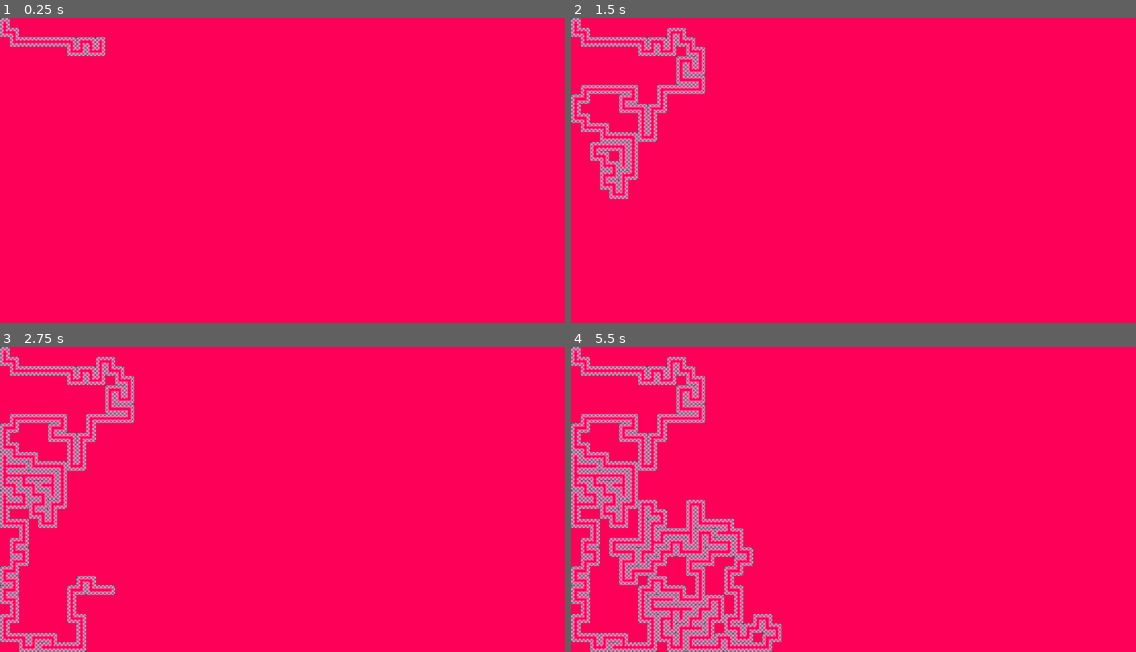
Above: before the commit, frames 1-4 (two rows, left to right).
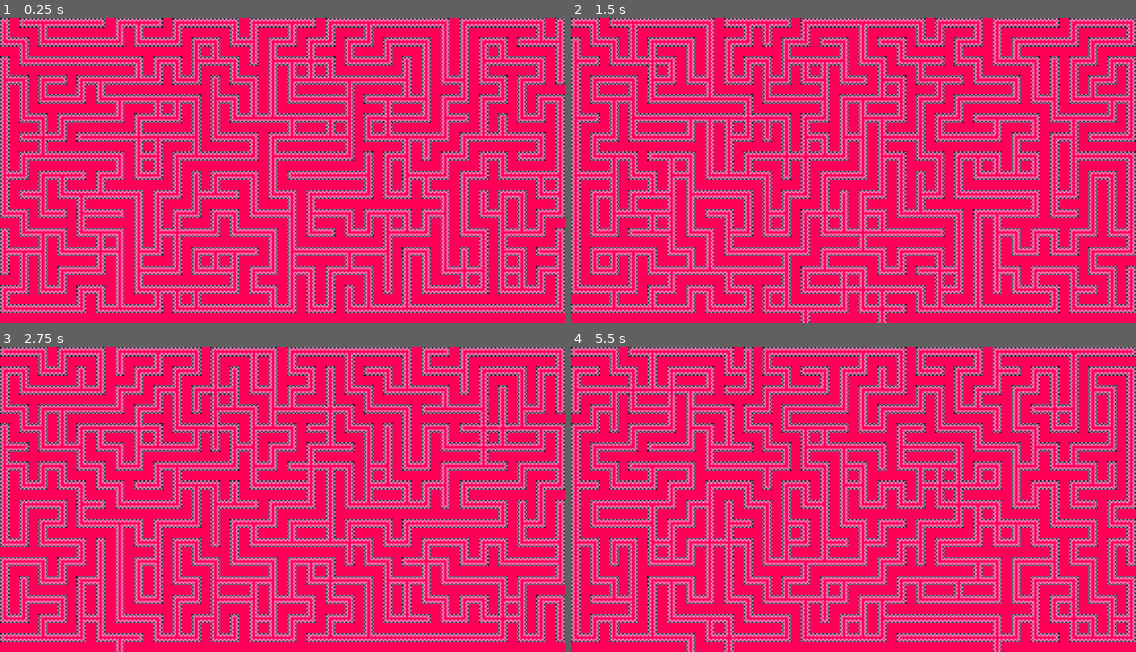
Above: after the commit, the same moments.

Repository: SakuraKat/MazeGeneration
Game: Godot game, scene res://src/main/Maze.tscn
Two runs of this game, one before a commit and one after it. Both use one fixed random seed, a clock stepped at 60 frames per second and the inputs below.
Inputs:
- Up to frame 1 (0.25 s): no input
- Up to frame 2 (1.5 s): tap Space (remake_maze, bound only after the commit) at 0.6, 1.35 s
- Up to frame 3 (2.75 s): tap Space (remake_maze, bound only after the commit) at 2.1 s
- Up to frame 4 (5.5 s): tap Space (remake_maze, bound only after the commit) every 0.75 s from 2.85 to 5.1 s

The runs differ from the first frame. In frame 1, 40% of the frame differs, in the area x 0-100%, y 0-97%; in frame 2, 41%; in frame 3, 41%; in frame 4, 44%, in the area x 0-100%, y 0-100%.

Commit message:
video part 2 and some other tweaks

Diff:
--- /dev/null
+++ b/assets/tilemap.tres
@@ -0,0 +1,56 @@
+[gd_resource type="TileSet" load_steps=4 format=2]
+
+[ext_resource path="res://assets/tileset depth.png" type="Texture" id=1]
+[ext_resource path="res://assets/tileset.png" type="Texture" id=2]
+[ext_resource path="res://assets/black.png" type="Texture" id=3]
+
+[resource]
+0/name = "tileset.png 0"
+0/texture = ExtResource( 2 )
+0/tex_offset = Vector2( 0, 0 )
+0/modulate = Color( 1, 1, 1, 1 )
+0/region = Rect2( 0, 0, 192, 256 )
+0/tile_mode = 2
+0/autotile/icon_coordinate = Vector2( 0, 0 )
+0/autotile/tile_size = Vector2( 32, 32 )
+0/autotile/spacing = 0
+0/autotile/occluder_map = [  ]
+0/autotile/navpoly_map = [  ]
+0/autotile/priority_map = [  ]
+0/autotile/z_index_map = [  ]
+0/occluder_offset = Vector2( 0, 0 )
+0/navigation_offset = Vector2( 0, 0 )
+0/shape_offset = Vector2( 0, 0 )
+0/shape_transform = Transform2D( 1, 0, 0, 1, 0, 0 )
+0/shape_one_way = false
+0/shape_one_way_margin = 0.0
+0/shapes = [  ]
+0/z_index = 0
+1/name = "tileset depth.png 1"
+1/texture = ExtResource( 1 )
+1/tex_offset = Vector2( 0, 0 )
+1/modulate = Color( 1, 1, 1, 1 )
+1/region = Rect2( 0, 0, 32, 96 )
+1/tile_mode = 0
+1/occluder_offset = Vector2( 0, 0 )
+1/navigation_offset = Vector2( 0, 0 )
+1/shape_offset = Vector2( 0, 0 )
+1/shape_transform = Transform2D( 1, 0, 0, 1, 0, 0 )
+1/shape_one_way = false
+1/shape_one_way_margin = 0.0
+1/shapes = [  ]
+1/z_index = 0
+2/name = "black.png 2"
+2/texture = ExtResource( 3 )
+2/tex_offset = Vector2( 0, 0 )
+2/modulate = Color( 1, 1, 1, 1 )
+2/region = Rect2( 0, 0, 32, 32 )
+2/tile_mode = 0
+2/occluder_offset = Vector2( 0, 0 )
+2/navigation_offset = Vector2( 0, 0 )
+2/shape_offset = Vector2( 0, 0 )
+2/shape_transform = Transform2D( 1, 0, 0, 1, 0, 0 )
+2/shape_one_way = false
+2/shape_one_way_margin = 0.0
+2/shapes = [  ]
+2/z_index = 0
--- a/project.godot
+++ b/project.godot
@@ -21,6 +21,14 @@
 window/stretch/mode="2d"
 window/stretch/aspect="keep"
 
+[input]
+
+remake_maze={
+"deadzone": 0.5,
+"events": [ Object(InputEventKey,"resource_local_to_scene":false,"resource_name":"","device":0,"alt":false,"shift":false,"control":false,"meta":false,"command":false,"pressed":false,"scancode":32,"unicode":0,"echo":false,"script":null)
+ ]
+}
+
 [physics]
 
 common/enable_pause_aware_picking=true
--- a/src/main/Maze.gd
+++ b/src/main/Maze.gd
@@ -1,6 +1,7 @@
 extends Node2D
 
 onready var tile_map: TileMap = $TileMap
+onready var fake_depth: TileMap = $FakeDepth
 
 const TILESET: Array = [
 	Vector2(4, 4),
@@ -20,28 +21,67 @@
 	Vector2(1, 7),
 	Vector2(1, 1)
 ]
-const N: int = 1
-const E: int = 2
-const S: int = 4
-const W: int = 8
+
+const CHECK_HORIZONTAL_DICTIONARY: Dictionary = {
+	Vector2(4, 4): false,
+	Vector2(1, 5): false,
+	Vector2(2, 5): false,
+	Vector2(5, 3): false,
+	Vector2(2, 6): true,
+	Vector2(4, 5): true,
+	Vector2(5, 5): true,
+	Vector2(3, 6): true,
+	Vector2(1, 6): false,
+	Vector2(3, 3): false,
+	Vector2(3, 4): false,
+	Vector2(2, 4): false,
+	Vector2(3, 5): true,
+	Vector2(0, 5): true,
+	Vector2(1, 7): true,
+	Vector2(1, 1): false
+}
+
+const HORIZONTAL_CONNECTOR: Vector2 = TILESET[5]
+const VERTICAL_CONNECTOR: Vector2 = TILESET[10]
+
+const N: int = 0b0001
+const E: int = 0b0010
+const S: int = 0b0100
+const W: int = 0b1000
+
+var spacing: int = 2
 
 var cell_walls: Dictionary = {
-	Vector2( 0, -1): N,
-	Vector2( 1,  0): E,
-	Vector2( 0,  1): S,
-	Vector2(-1,  0): W
+	Vector2( 0, -1) * spacing: N,
+	Vector2( 1,  0) * spacing: E,
+	Vector2( 0,  1) * spacing: S,
+	Vector2(-1,  0) * spacing: W
 }
+
+var maze_generating = true
+
+signal base_maze_generation_done
+signal erase_walls_from_maze_done
+signal add_depth_to_maze_done
+signal maze_completed
 
 var tile_size: int = 32
 var width: int = 59
 var height: int = 32
+var additional_walls_chance: float = 0.05
+export var instant_mode: bool = true
 
 func _ready() -> void:
 	randomize()
-
 	make_maze()
 
-func check_neighbors(cell, unvisited) -> Array:
+func _input(_event: InputEvent) -> void:
+	if not maze_generating:
+		if Input.is_action_just_pressed("remake_maze"):
+# warning-ignore:return_value_discarded
+			get_tree().reload_current_scene()
+
+func check_neighbors(cell: Vector2, unvisited: Array) -> Array:
 	var list: Array = []
 	for n in cell_walls.keys():
 		if cell + n in unvisited:
@@ -49,40 +89,111 @@
 	return list
 
 func make_maze() -> void:
+	maze_generating = true
+
 	var unvisited: Array = []
 	var stack: Array = []
 
 	tile_map.clear()
 	for x in range(width):
 		for y in range(height):
+			tile_map.set_cell(x, y, 0, false, false, false, TILESET[N|E|S|W])
+
+	for x in range(0, width, spacing):
+		for y in range(0, height, spacing):
 			unvisited.append(Vector2(x, y))
-			tile_map.set_cell(x, y, 0, false, false, false, TILESET[N|E|S|W])
 
 	var current: Vector2 = Vector2.ZERO
 	unvisited.erase(current)
 
-	if true:
-		while unvisited:
-			var neighbors: Array = check_neighbors(current, unvisited)
-			if neighbors.size() > 0:
-				var next: Vector2 = neighbors[randi() % neighbors.size()]
-				stack.append(current)
+	while unvisited:
+		var neighbors: Array = check_neighbors(current, unvisited)
+		if neighbors.size() > 0:
+			var next: Vector2 = neighbors[randi() % neighbors.size()]
+			stack.append(current)
 
-				var direction: Vector2 = next - current
+			var direction: Vector2 = next - current
 # warning-ignore:narrowing_conversion
 # warning-ignore:narrowing_conversion
-				var current_walls: int = TILESET.find(tile_map.get_cell_autotile_coord(current.x, current.y)) - cell_walls[direction]
+			var current_walls: int = TILESET.find(tile_map.get_cell_autotile_coord(current.x, current.y)) - cell_walls[direction]
 # warning-ignore:narrowing_conversion
 # warning-ignore:narrowing_conversion
-				var next_walls: int = TILESET.find(tile_map.get_cell_autotile_coord(next.x, next.y)) - cell_walls[-direction]
-	# warning-ignore:narrowing_conversion
-	# warning-ignore:narrowing_conversion
-				tile_map.set_cell(current.x, current.y, 0, false, false, false, TILESET[current_walls])
-	# warning-ignore:narrowing_conversion
-	# warning-ignore:narrowing_conversion
-				tile_map.set_cell(next.x, next.y, 0, false, false, false, TILESET[next_walls])
-				current = next
-				unvisited.erase(current)
-			elif stack:
-				current = stack.pop_back()
+			var next_walls: int = TILESET.find(tile_map.get_cell_autotile_coord(next.x, next.y)) - cell_walls[-direction]
+# warning-ignore:narrowing_conversion
+# warning-ignore:narrowing_conversion
+			tile_map.set_cell(current.x, current.y, 0, false, false, false, TILESET[current_walls])
+#			if is_horizontal(current_walls):
+#				depth_tile_map.set_cell(current.x, current.y, 1)
+# warning-ignore:narrowing_conversion
+# warning-ignore:narrowing_conversion
+			tile_map.set_cell(next.x, next.y, 0, false, false, false, TILESET[next_walls])
+
+			for i in range(1, spacing):
+				if direction.x != 0:
+# warning-ignore:narrowing_conversion
+# warning-ignore:narrowing_conversion
+					tile_map.set_cell(current.x + i * direction.normalized().x, current.y, 0, false, false, false, HORIZONTAL_CONNECTOR)
+				else:
+# warning-ignore:narrowing_conversion
+# warning-ignore:narrowing_conversion
+					tile_map.set_cell(current.x, current.y + i  * direction.normalized().y, 0, false, false, false, VERTICAL_CONNECTOR)
+			current = next
+			unvisited.erase(current)
+		elif stack:
+			current = stack.pop_back()
+		if not instant_mode:
 			yield(get_tree(), "idle_frame")
+
+	emit_signal("base_maze_generation_done")
+
+func erase_walls() -> void:
+	for _i in range(int(width * height * additional_walls_chance)):
+# warning-ignore:integer_division
+		var x: int = int(rand_range(spacing, width/spacing)) * spacing
+# warning-ignore:integer_division
+		var y: int = int(rand_range(spacing, height/spacing)) * spacing
+		var cell: Vector2 = Vector2(x, y)
+		var neighbor: Vector2 = cell_walls.keys()[randi() % cell_walls.size()]
+		if TILESET.find(tile_map.get_cell_autotile_coord(x, y)) & cell_walls[neighbor]:
+			var walls: int = TILESET.find(tile_map.get_cell_autotile_coord(x, y)) - cell_walls[neighbor]
+# warning-ignore:narrowing_conversion
+# warning-ignore:narrowing_conversion
+			var neighbour_walls: int = TILESET.find(tile_map.get_cell_autotile_coord(x + neighbor.x, y + neighbor.y)) - cell_walls[-neighbor]
+			tile_map.set_cell(x, y, 0, false, false, false, TILESET[walls])
+# warning-ignore:narrowing_conversion
+# warning-ignore:narrowing_conversion
+			tile_map.set_cell(x + neighbor.x, y + neighbor.y, 0, false, false, false, TILESET[neighbour_walls])
+			for i in range(1, spacing):
+				if neighbor.x != 0:
+# warning-ignore:narrowing_conversion
+# warning-ignore:narrowing_conversion
+					tile_map.set_cell(cell.x + i * neighbor.normalized().x, cell.y, 0, false, false, false, HORIZONTAL_CONNECTOR)
+				else:
+# warning-ignore:narrowing_conversion
+# warning-ignore:narrowing_conversion
+					tile_map.set_cell(cell.x, cell.y + i  * neighbor.normalized().y, 0, false, false, false, VERTICAL_CONNECTOR)
+		if not instant_mode:
+			yield(get_tree(), "idle_frame")
+	emit_signal("erase_walls_from_maze_done")
+
+func add_depth() -> void:
+	for x in range(width):
+		for y in range(height):
+			var current_tile_walls: Vector2 = tile_map.get_cell_autotile_coord(x, y)
+			if CHECK_HORIZONTAL_DICTIONARY[current_tile_walls]:
+				fake_depth.set_cell(x, y, 1)
+			elif current_tile_walls == Vector2(1, 1):
+				tile_map.set_cell(x, y, -1)
+	emit_signal("add_depth_to_maze_done")
+
+func _on_Maze_base_maze_generation_done() -> void:
+	erase_walls()
+
+func _on_Maze_erase_walls_from_maze_done() -> void:
+	add_depth() if spacing > 2 else emit_signal("maze_completed")
+
+func _on_Maze_add_depth_to_maze_done() -> void:
+	emit_signal("maze_completed")
+
+func _on_Maze_maze_completed() -> void:
+	maze_generating = false
--- a/src/main/Maze.tscn
+++ b/src/main/Maze.tscn
@@ -1,35 +1,33 @@
-[gd_scene load_steps=4 format=2]
+[gd_scene load_steps=3 format=2]
 
-[ext_resource path="res://assets/tileset.png" type="Texture" id=1]
+[ext_resource path="res://assets/tilemap.tres" type="TileSet" id=1]
 [ext_resource path="res://src/main/Maze.gd" type="Script" id=2]
-
-[sub_resource type="TileSet" id=1]
-0/name = "tileset.png 0"
-0/texture = ExtResource( 1 )
-0/tex_offset = Vector2( 0, 0 )
-0/modulate = Color( 1, 1, 1, 1 )
-0/region = Rect2( 0, 0, 192, 256 )
-0/tile_mode = 2
-0/autotile/icon_coordinate = Vector2( 0, 0 )
-0/autotile/tile_size = Vector2( 32, 32 )
-0/autotile/spacing = 0
-0/autotile/occluder_map = [  ]
-0/autotile/navpoly_map = [  ]
-0/autotile/priority_map = [  ]
-0/autotile/z_index_map = [  ]
-0/occluder_offset = Vector2( 0, 0 )
-0/navigation_offset = Vector2( 0, 0 )
-0/shape_offset = Vector2( 0, 0 )
-0/shape_transform = Transform2D( 1, 0, 0, 1, 0, 0 )
-0/shape_one_way = false
-0/shape_one_way_margin = 0.0
-0/shapes = [  ]
-0/z_index = 0
 
 [node name="Maze" type="Node2D"]
 script = ExtResource( 2 )
 
+[node name="CanvasLayer" type="CanvasLayer" parent="."]
+layer = -118
+
+[node name="ColorRect" type="ColorRect" parent="CanvasLayer"]
+anchor_right = 1.0
+anchor_bottom = 1.0
+color = Color( 0, 0, 0, 1 )
+__meta__ = {
+"_edit_use_anchors_": false
+}
+
 [node name="TileMap" type="TileMap" parent="."]
-tile_set = SubResource( 1 )
+tile_set = ExtResource( 1 )
 cell_size = Vector2( 32, 32 )
 format = 1
+
+[node name="FakeDepth" type="TileMap" parent="."]
+tile_set = ExtResource( 1 )
+cell_size = Vector2( 32, 32 )
+format = 1
+
+[connection signal="add_depth_to_maze_done" from="." to="." method="_on_Maze_add_depth_to_maze_done"]
+[connection signal="base_maze_generation_done" from="." to="." method="_on_Maze_base_maze_generation_done"]
+[connection signal="erase_walls_from_maze_done" from="." to="." method="_on_Maze_erase_walls_from_maze_done"]
+[connection signal="maze_completed" from="." to="." method="_on_Maze_maze_completed"]
--- a/src/main/test/test.tscn
+++ /dev/null
@@ -1,32 +0,0 @@
-[gd_scene load_steps=3 format=2]
-
-[ext_resource path="res://assets/tileset.png" type="Texture" id=1]
-
-[sub_resource type="TileSet" id=1]
-0/name = "tileset.png 0"
-0/texture = ExtResource( 1 )
-0/tex_offset = Vector2( 0, 0 )
-0/modulate = Color( 1, 1, 1, 1 )
-0/region = Rect2( 0, 0, 192, 256 )
-0/tile_mode = 2
-0/autotile/icon_coordinate = Vector2( 0, 0 )
-0/autotile/tile_size = Vector2( 32, 32 )
-0/autotile/spacing = 0
-0/autotile/occluder_map = [  ]
-0/autotile/navpoly_map = [  ]
-0/autotile/priority_map = [  ]
-0/autotile/z_index_map = [  ]
-0/occluder_offset = Vector2( 0, 0 )
-0/navigation_offset = Vector2( 0, 0 )
-0/shape_offset = Vector2( 0, 0 )
-0/shape_transform = Transform2D( 1, 0, 0, 1, 0, 0 )
-0/shape_one_way = false
-0/shape_one_way_margin = 0.0
-0/shapes = [  ]
-0/z_index = 0
-
-[node name="TileMap" type="TileMap"]
-tile_set = SubResource( 1 )
-cell_size = Vector2( 32, 32 )
-format = 1
-tile_data = PoolIntArray( 0, 0, 262148, 65536, 0, 327681, 131072, 0, 327682, 196608, 0, 196613, 262144, 0, 393218, 327680, 0, 327684, 393216, 0, 327685, 458752, 0, 393219, 524288, 0, 393217, 589824, 0, 196611, 655360, 0, 262147, 720896, 0, 262146, 786432, 0, 327683, 851968, 0, 327680, 917504, 0, 458753, 983040, 0, 65537 )
Binary file added: assets/black.png
Not shown, added: assets/black.png.import
Binary file added: assets/tileset depth.png
Not shown, added: assets/tileset depth.png.import
Binary file changed: assets/tileset.png
